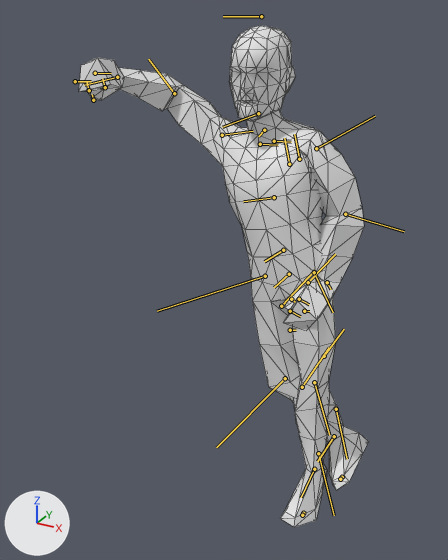
What one commit did to the FBX model media/anims_X/normal/TTRP_LeanArmUpRight.fbx.
The view is the same before and after, from a 50 mm lens placed at (0.348, -1.067, 0.977), pointed at (-0.219, -0.036, 0.461). Arrows for +X, +Y and +Z are at lower left; the lights stay in place. Both versions are drawn at frame 58 of the action 'TTRP_LeanArmUpRight'; the numbers are the values there. The bones that bend it are drawn over the model as lines. Mesh edges are drawn as thin lines.

Names of what the first picture shows: 'Body_NoDress'.
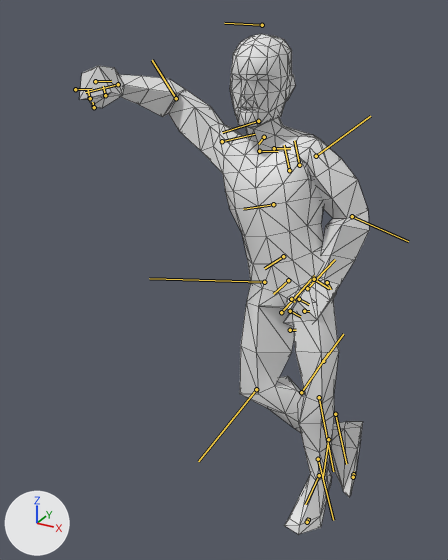
Location of each change, [x1, y1, x2, y2] in pixels of the pictures (448 x 560 px):
'Body_NoDress', posed: before [79, 26, 369, 527]; after [80, 34, 369, 534]
bone 'Bip01_Pelvis', root to tip: before (289, 274) to (274, 287); after (288, 280) to (273, 294)
bone 'Bip01_L_Thigh', root to tip: before (314, 272) to (333, 312); after (314, 279) to (329, 288)
bone 'Bip01_L_Calf', root to tip: before (314, 382) to (329, 435); after (319, 397) to (333, 471)
bone 'Bip01_L_Foot', root to tip: before (314, 469) to (301, 497); after (319, 475) to (305, 504)
bone 'Bip01_R_Thigh', root to tip: before (265, 276) to (157, 311); after (264, 282) to (149, 278)
bone 'Bip01_R_Calf', root to tip: before (285, 378) to (216, 447); after (256, 389) to (198, 461)
bone 'Bip01_R_Foot', root to tip: before (334, 436) to (317, 461); after (328, 439) to (323, 477)
bone 'Bip01_Head', root to tip: before (258, 113) to (222, 127); after (258, 121) to (222, 132)
bone 'Bip01_L_UpperArm', root to tip: before (316, 148) to (375, 116); after (316, 156) to (370, 116)
bone 'Bip01_L_Forearm', root to tip: before (345, 214) to (404, 231); after (352, 216) to (408, 241)
bone 'Bip01_R_UpperArm', root to tip: before (222, 135) to (253, 131); after (222, 141) to (255, 134)
bone 'Bip01_R_Hand', root to tip: before (117, 77) to (84, 85); after (118, 84) to (85, 92)

The edits, one by one:
Bone 'Bip01_Pelvis' (bone_bip01_pelvis) moves from (-2.7, 0.3, -9.3) to (-4.1, 0.3, -9.3).
Bone 'Bip01_L_Thigh' (bone_bip01_l_thigh) turns from (-30, -16, 8) to (-31, -9, 19) degrees about its own x, y and z.
Bone 'Bip01_L_Calf' (bone_bip01_l_calf) turns from (0, 0, 5) to (0, 0, -18) degrees about its own x, y and z.
Bone 'Bip01_L_Foot' (bone_bip01_l_foot) turns from (23, 4, -15) to (23, 3, -5) degrees about its own x, y and z.
Bone 'Bip01_R_Thigh' (bone_bip01_r_thigh) turns from (38, 5, 3) to (54, -6, 14) degrees about its own x, y and z.
Bone 'Bip01_R_Calf' (bone_bip01_r_calf) turns from (0, 0, -22) to (0, 0, -51) degrees about its own x, y and z.
Bone 'Bip01_R_Foot' (bone_bip01_r_foot) turns from (-38, 20, -4) to (4, 22, -38) degrees about its own x, y and z.
Bone 'Bip01_Head' (bone_bip01_head) turns from (5, -15, -1) to (6, -15, -2) degrees about its own x, y and z.
Bone 'Bip01_L_UpperArm' (bone_bip01_l_upperarm) turns from (41, 53, -2) to (46, 48, 5) degrees about its own x, y and z.
Bone 'Bip01_L_Forearm' (bone_bip01_l_forearm) turns from (0, 0, -31) to (0, 0, -45) degrees about its own x, y and z.
Bone 'Bip01_L_Hand' (bone_bip01_l_hand) turns from (39, 29, -6) to (38, 22, -6) degrees about its own x, y and z.
Bone 'Bip01_R_UpperArm' (bone_bip01_r_upperarm) turns from (12, 32, 0) to (9, 34, 1) degrees about its own x, y and z.
Bone 'Bip01_R_Hand' (bone_bip01_r_hand) turns from (-35, -36, -25) to (-31, -35, -29) degrees about its own x, y and z.
